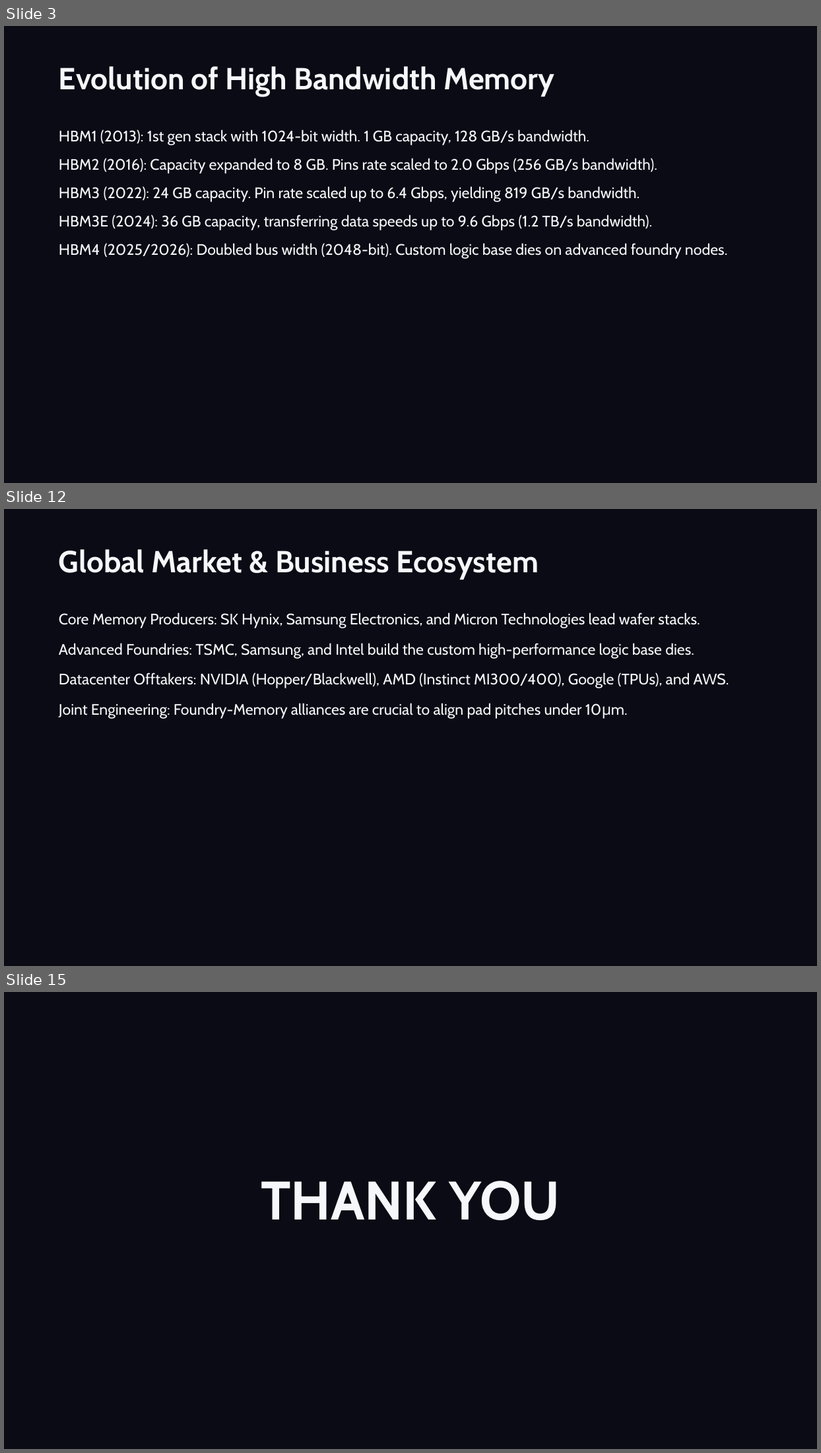
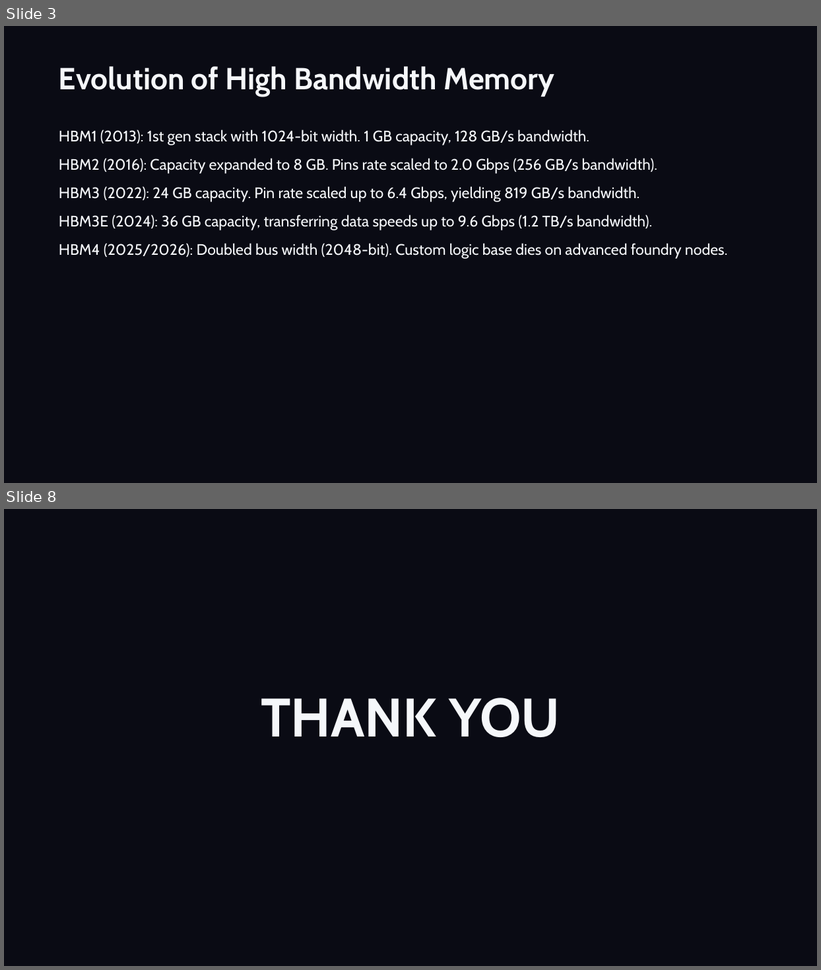
Before and after one commit to jaiAkash1209/Ecube-ppt, a slide deck: HBM4_HBM4E_Showcase.pptx. Shown one above the other, each under a label of ours: slides 3, 12 and 15 before the commit, slides 3 and 8 after it; the slides between them are not shown. The pictures are 821x1453 and 821x970 pixels, drawn with LibreOffice and Linux fonts; fonts in the diff are those of the drawing. Boxes give left, top, right and bottom in pixels: in the first picture for what was removed or moved away, otherwise in the second. Text is boxed around its words. In the diff, an @@ line names an element or a change of style, - is before the commit and + after.

```diff
--- a/HBM4_HBM4E_Showcase.pptx
+++ b/HBM4_HBM4E_Showcase.pptx
@@ slide 12 removed at box(4, 509, 817, 966), background #0A0B14 @@
@@ text removed at box(59, 549, 539, 580) @@
-Global Market & Business Ecosystem
@@ text removed at box(59, 613, 729, 719) @@
-Core Memory Producers: SK Hynix, Samsung Electronics, and Micron Technologies lead wafer stacks.
-Advanced Foundries: TSMC, Samsung, and Intel build the custom high-performance logic base dies.
-Datacenter Offtakers: NVIDIA (Hopper/Blackwell), AMD (Instinct MI300/400), Google (TPUs), and AWS.
-Joint Engineering: Foundry-Memory alliances are crucial to align pad pitches under 10μm.
@@ what was slide 15 is now slide 8 @@
```
Also in this commit, not shown: 1 slide changed, 3 slides added, 9 other slides removed, 4 other files.
